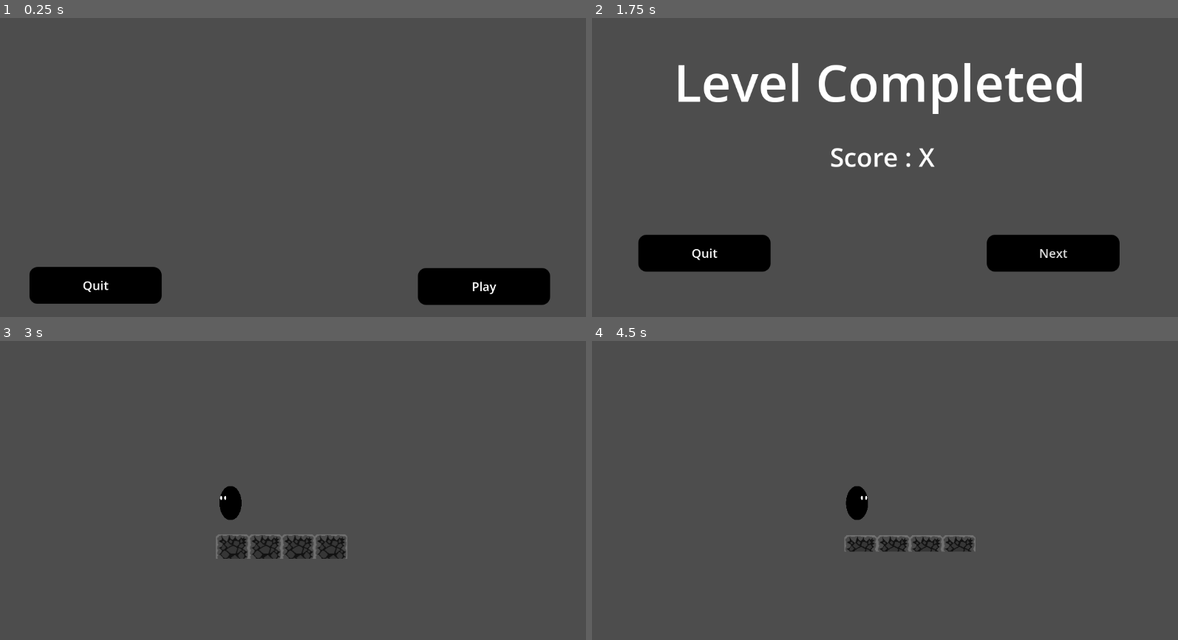
Above: before the commit, frames 1-4 (two rows, left to right).
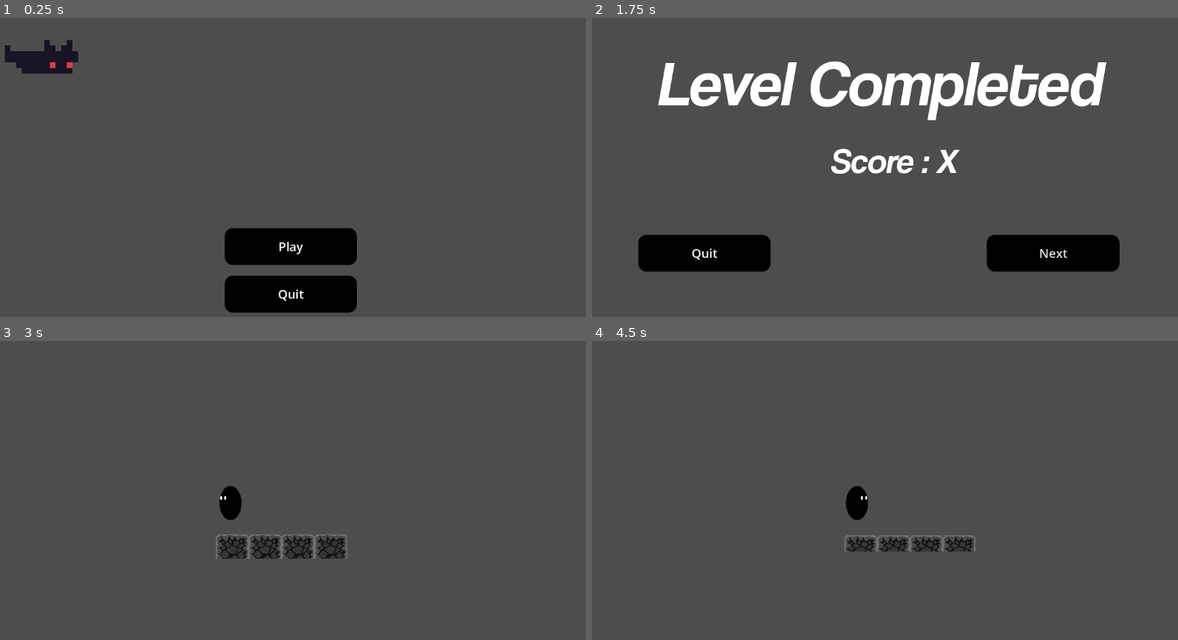
Above: after the commit, the same moments.

Repository: The18thIshan/BeanThereDoneThat
Game: Godot game, scene res://Scenes/main_menu.tscn
Two runs of this game, one before a commit and one after it. Both use one fixed random seed, a clock stepped at 60 frames per second and the inputs below.
Inputs (mouse positions are in pixels of both pictures, inside the frame that each line leads up to):
- Up to frame 1 (0.25 s): no input
- Up to frame 2 (1.75 s): click "Play" at 0.5 s; move the mouse to (1013, 164) at 1.27 s; hold Right (ui_right) from 1.28 s (still down)
- Up to frame 3 (3 s): release Right (ui_right) at 2 s; click "Next" at 2 s; move the mouse to (169, 520) at 2.77 s; hold Down (ui_down) from 2.78 s (still down)
- Up to frame 4 (4.5 s): move the mouse to (943, 430) at 3.52 s; release Down (ui_down) at 3.53 s; hold Right (ui_right) 3.53-4.25 s; click "Next" at 4.25 s

The runs differ from the first frame. In frame 1, 12% of the frame differs, in the area x 0-94%, y 7-99%; in frame 2, 6.1%; in frame 3, less than 0.1%; in frame 4, less than 0.1%.

Commit message:
modified

Diff:
--- a/Scenes/Death_scene.tscn
+++ b/Scenes/Death_scene.tscn
@@ -1,6 +1,7 @@
 [gd_scene format=3 uid="uid://w58ctmgsbe2c"]
 
 [ext_resource type="Script" uid="uid://cen74evx8ush3" path="res://Scripts/death_scene.gd" id="1_3da3r"]
+[ext_resource type="FontFile" uid="uid://bhwitepo8wqy4" path="res://Assets/coolvetica/Coolvetica Rg It.otf" id="2_b6nff"]
 
 [sub_resource type="StyleBoxFlat" id="StyleBoxFlat_2dgqi"]
 bg_color = Color(0, 0, 0, 1)
@@ -66,14 +67,15 @@
 anchor_top = 0.5
 anchor_right = 0.5
 anchor_bottom = 0.5
-offset_left = -364.0
+offset_left = -510.0
 offset_top = -281.0
-offset_right = 391.0
+offset_right = 469.0
 offset_bottom = -144.0
 grow_horizontal = 2
 grow_vertical = 2
-theme_override_font_sizes/font_size = 100
-text = "You are Dead !!!"
+theme_override_fonts/font = ExtResource("2_b6nff")
+theme_override_font_sizes/font_size = 106
+text = "You Have Bean Killed !!! "
 
 [node name="Score" type="Label" parent="." unique_id=1005290855]
 layout_mode = 1
@@ -87,6 +89,7 @@
 offset_right = 138.0
 grow_horizontal = 2
 grow_vertical = 2
+theme_override_fonts/font = ExtResource("2_b6nff")
 theme_override_font_sizes/font_size = 68
 text = "Score : X"
 
--- a/Scenes/main_menu.tscn
+++ b/Scenes/main_menu.tscn
@@ -1,6 +1,7 @@
 [gd_scene format=3 uid="uid://5ksksiamkpl0"]
 
 [ext_resource type="Script" uid="uid://c0t5frj6r2is4" path="res://Scripts/main_menu.gd" id="1_28flt"]
+[ext_resource type="Texture2D" uid="uid://d25kncxrnwe7b" path="res://Assets/assests/assessts/bats/BatZombie_Sheet.png" id="2_48xlc"]
 
 [sub_resource type="StyleBoxFlat" id="StyleBoxFlat_erv1k"]
 bg_color = Color(0, 0, 0, 1)
@@ -16,6 +17,42 @@
 corner_radius_bottom_right = 16
 corner_radius_bottom_left = 16
 
+[sub_resource type="AtlasTexture" id="AtlasTexture_ce3w2"]
+atlas = ExtResource("2_48xlc")
+region = Rect2(0, 0, 32, 32)
+
+[sub_resource type="AtlasTexture" id="AtlasTexture_n45e2"]
+atlas = ExtResource("2_48xlc")
+region = Rect2(32, 0, 32, 32)
+
+[sub_resource type="AtlasTexture" id="AtlasTexture_opfnp"]
+atlas = ExtResource("2_48xlc")
+region = Rect2(64, 0, 32, 32)
+
+[sub_resource type="AtlasTexture" id="AtlasTexture_cp0ys"]
+atlas = ExtResource("2_48xlc")
+region = Rect2(96, 0, 32, 32)
+
+[sub_resource type="SpriteFrames" id="SpriteFrames_yhxw7"]
+animations = [{
+"frames": [{
+"duration": 1.0,
+"texture": SubResource("AtlasTexture_ce3w2")
+}, {
+"duration": 1.0,
+"texture": SubResource("AtlasTexture_n45e2")
+}, {
+"duration": 1.0,
+"texture": SubResource("AtlasTexture_opfnp")
+}, {
+"duration": 1.0,
+"texture": SubResource("AtlasTexture_cp0ys")
+}],
+"loop": true,
+"name": &"default",
+"speed": 5.0
+}]
+
 [node name="Main_Menu" type="Control" unique_id=1763137092]
 layout_mode = 3
 anchors_preset = 15
@@ -26,11 +63,18 @@
 script = ExtResource("1_28flt")
 
 [node name="quit" type="Button" parent="." unique_id=1876388136]
-layout_mode = 0
-offset_left = 66.0
-offset_top = 494.0
-offset_right = 324.0
-offset_bottom = 566.0
+layout_mode = 1
+anchors_preset = 8
+anchor_left = 0.5
+anchor_top = 0.5
+anchor_right = 0.5
+anchor_bottom = 0.5
+offset_left = -129.0
+offset_top = 187.0
+offset_right = 129.0
+offset_bottom = 259.0
+grow_horizontal = 2
+grow_vertical = 2
 size_flags_horizontal = 6
 size_flags_vertical = 4
 theme_override_colors/font_color = Color(1, 1, 1, 1)
@@ -43,11 +87,18 @@
 "
 
 [node name="play" type="Button" parent="." unique_id=1683668055]
-layout_mode = 0
-offset_left = 824.0
-offset_top = 496.0
-offset_right = 1082.0
-offset_bottom = 568.0
+layout_mode = 1
+anchors_preset = 8
+anchor_left = 0.5
+anchor_top = 0.5
+anchor_right = 0.5
+anchor_bottom = 0.5
+offset_left = -129.0
+offset_top = 94.0
+offset_right = 129.0
+offset_bottom = 166.0
+grow_horizontal = 2
+grow_vertical = 2
 size_flags_horizontal = 6
 size_flags_vertical = 4
 theme_override_colors/font_color = Color(1, 1, 1, 1)
@@ -59,5 +110,12 @@
 text = "Play
 "
 
+[node name="AnimatedSprite2D" type="AnimatedSprite2D" parent="." unique_id=169312052]
+position = Vector2(95, 83.000015)
+scale = Vector2(11, 11)
+sprite_frames = SubResource("SpriteFrames_yhxw7")
+autoplay = "default"
+frame_progress = 0.65445906
+
 [connection signal="pressed" from="quit" to="." method="_on_quit_pressed"]
 [connection signal="pressed" from="play" to="." method="_on_play_pressed"]
--- a/Scenes/victory_scene.tscn
+++ b/Scenes/victory_scene.tscn
@@ -1,6 +1,7 @@
 [gd_scene format=3 uid="uid://c4bac3at8owwu"]
 
 [ext_resource type="Script" uid="uid://drt70eu55hr5b" path="res://Scripts/victory_scene.gd" id="1_w3pyd"]
+[ext_resource type="FontFile" uid="uid://bhwitepo8wqy4" path="res://Assets/coolvetica/Coolvetica Rg It.otf" id="2_3j7m6"]
 
 [sub_resource type="StyleBoxFlat" id="StyleBoxFlat_mmxu7"]
 bg_color = Color(0, 0, 0, 1)
@@ -100,7 +101,8 @@
 offset_bottom = -75.0
 grow_horizontal = 2
 grow_vertical = 2
-theme_override_font_sizes/font_size = 100
+theme_override_fonts/font = ExtResource("2_3j7m6")
+theme_override_font_sizes/font_size = 125
 text = "Level Completed "
 
 [node name="score" type="Label" parent="." unique_id=275367360]
@@ -109,7 +111,8 @@
 offset_top = 292.0
 offset_right = 683.0
 offset_bottom = 433.0
-theme_override_font_sizes/font_size = 50
+theme_override_fonts/font = ExtResource("2_3j7m6")
+theme_override_font_sizes/font_size = 68
 text = "Score : X
 "
 
--- a/project.godot
+++ b/project.godot
@@ -65,3 +65,7 @@
 2d_physics/layer_3="level2"
 2d_physics/layer_4="level3"
 2d_physics/layer_5="level4"
+
+[rendering]
+
+textures/canvas_textures/default_texture_filter=0
Binary file added: Assets/coolvetica/Coolvetica Hv Comp.otf
Not shown, added: Assets/coolvetica/Coolvetica Hv Comp.otf.import
Binary file added: Assets/coolvetica/Coolvetica Rg Cond.otf
Not shown, added: Assets/coolvetica/Coolvetica Rg Cond.otf.import
Binary file added: Assets/coolvetica/Coolvetica Rg Cram.otf
Not shown, added: Assets/coolvetica/Coolvetica Rg Cram.otf.import
Binary file added: Assets/coolvetica/Coolvetica Rg It.otf
Not shown, added: Assets/coolvetica/Coolvetica Rg It.otf.import
Binary file added: Assets/coolvetica/Coolvetica Rg.otf
Not shown, added: Assets/coolvetica/Coolvetica Rg.otf.import
Not shown, added: Assets/coolvetica/Typodermic Desktop EULA 2023.pdf
Not shown, added: Assets/coolvetica/read-this.html
